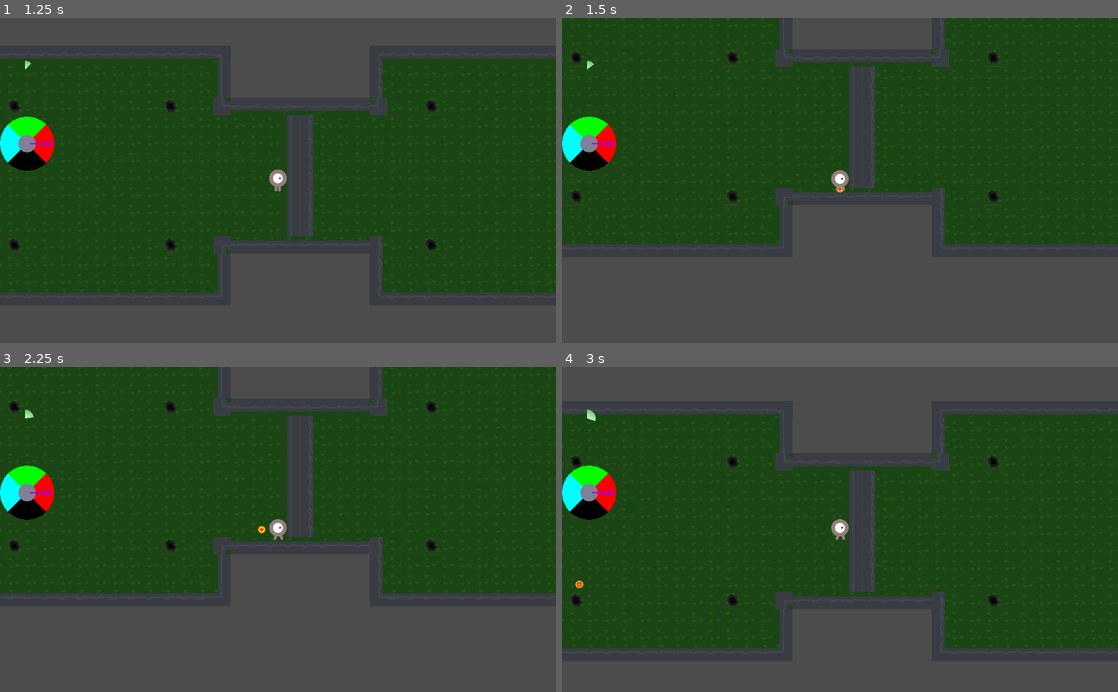
Above: before the commit, frames 1-4 (two rows, left to right).
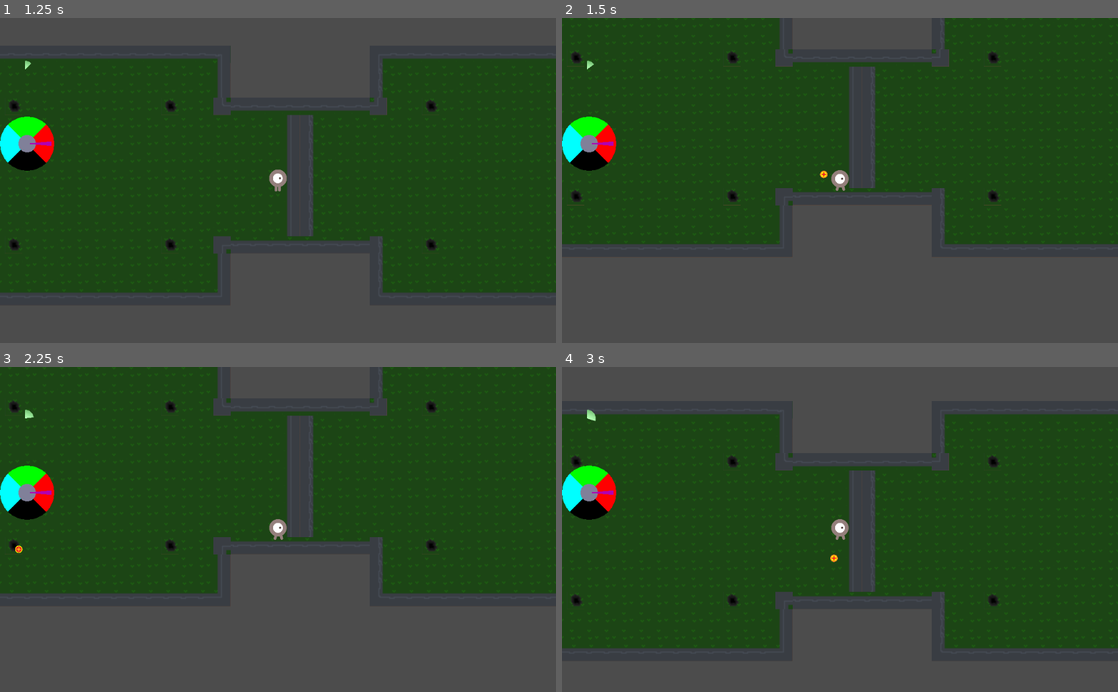
Above: after the commit, the same moments.

Repository: FiBe4000/Gamejam2022
Game: Godot game, scene res://src/Main.tscn
Two runs of this game, one before a commit and one after it. Both use one fixed random seed, a clock stepped at 60 frames per second and the inputs below.
Inputs (mouse positions are in pixels of both pictures, inside the frame that each line leads up to):
- Up to frame 1 (1.25 s): tap Enter at 0.5 s; move the mouse to (400, 164) at 0.52 s; hold D (move_right) from 0.53 s (still down); hold Space (shoot) from 0.53 s (still down); click (400, 164) at 0.67 s
- Up to frame 2 (1.5 s): move the mouse to (728, 196) at 1.27 s; release D (move_right) at 1.28 s; release Space (shoot) at 1.28 s; hold S (move_down) from 1.28 s (still down); tap Down (aim_down) at 1.35 s; click (728, 196) at 1.42 s
- Up to frame 3 (2.25 s): tap Space (shoot) at 1.55 s; move the mouse to (333, 458) at 2.02 s; release S (move_down) at 2.03 s; hold D (move_right) from 2.03 s (still down); hold Left (aim_left) from 2.03 s (still down); click (333, 458) at 2.17 s
- Up to frame 4 (3 s): tap Space (shoot) at 2.3 s; move the mouse to (812, 594) at 2.77 s; release D (move_right) at 2.78 s; release Left (aim_left) at 2.78 s; hold W (move_up) from 2.78 s (still down); tap Right (aim_right) at 2.85 s; click (812, 594) at 2.92 s

Frame 1 is identical in both runs. In frame 2, less than 0.1% of the frame differs, in the area x 46-51%, y 47-54%; in frame 3, less than 0.1%; in frame 4, less than 0.1%, in the area x 2-50%, y 57-69%.

Commit message:
Player: Allow mouse aim if shooting with LMB

Diff:
--- a/src/entities/Player.gd
+++ b/src/entities/Player.gd
@@ -69,6 +69,13 @@
     aim_dir = look_dir
   aim_dir = aim_dir.normalized()
 
+  # Get aim direction from player to mouse, if mouse is down.
+  if(Input.is_mouse_button_pressed(BUTTON_LEFT)):
+    var mouse_pos = get_global_mouse_position()
+    var player_pos = get_global_position()
+    aim_dir = (mouse_pos - player_pos).normalized()
+
+
   var b = Bullet.instance()
   b.start(self.transform.origin, aim_dir, bullet_speed)
   get_parent().add_child(b)
